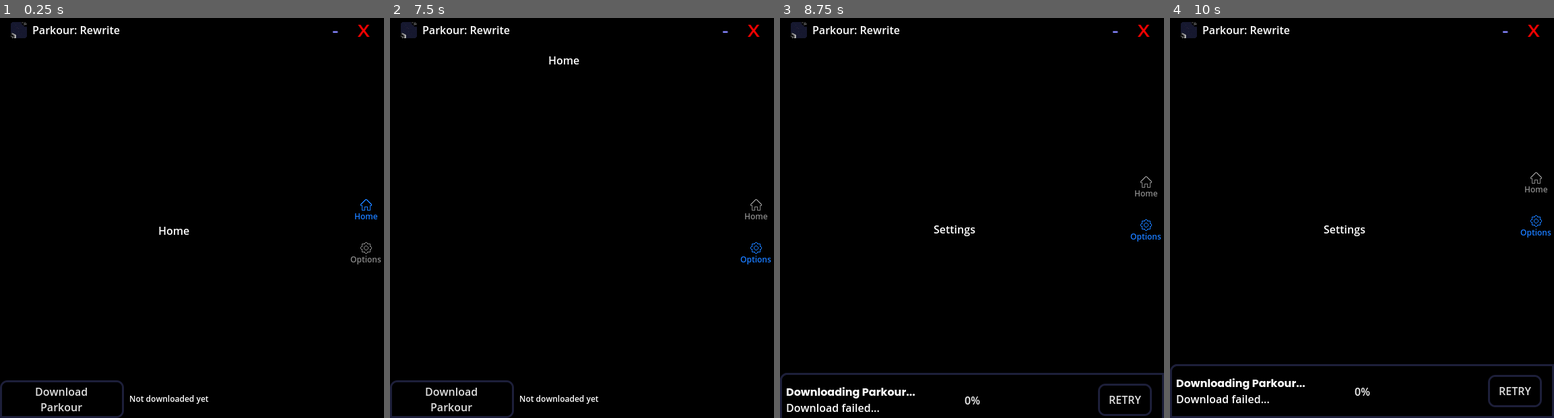
Above: before the commit, frames 1-4 (left to right).
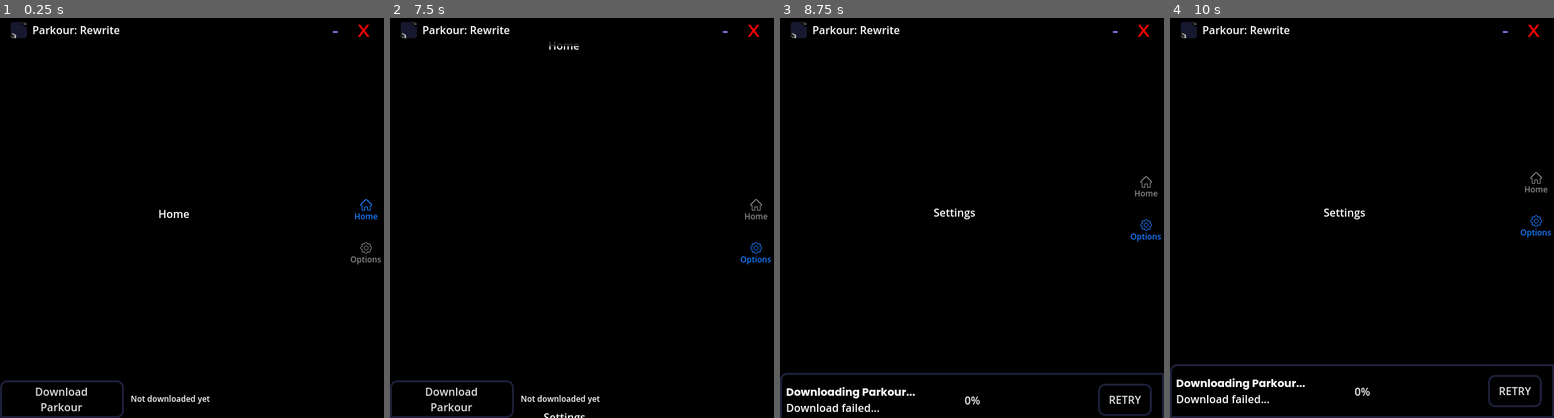
Above: after the commit, the same moments.

Repository: brb-fr/ParkourLauncher
Game: Godot game, scene res://control.tscn
Same seed, same stepped clock (60 frames per second), same inputs: the game is played once before the commit and once after it.
Inputs (mouse positions are in pixels of both pictures, inside the frame that each line leads up to):
- Up to frame 1 (0.25 s): no input
- Up to frame 2 (7.5 s): click "Home" at 0.5 s; click (582, 30) at 1.25 s; click "-" at 2 s; click "Home" at 2.75 s; click (582, 30) at 3.5 s; click "-" at 4.25 s; click "Home" at 5 s; click (582, 30) at 5.75 s; click "-" at 6.5 s; click "Options" at 7.25 s
- Up to frame 3 (8.75 s): click "Download Parkour" at 8 s
- Up to frame 4 (10 s): click "RETRY" at 8.75 s; click "RETRY" at 9.5 s

The runs differ from the first frame. In frame 1, 0.4% of the frame differs, in the area x 33-55%, y 47-97%; in frame 2, 0.4%, in the area x 33-55%, y 5-100%; in frame 3, 0.2%; in frame 4, 0.2%.

Commit message:
v4

Diff:
--- a/control.tscn
+++ b/control.tscn
@@ -186,7 +186,7 @@
 "times": PackedFloat32Array(0, 0.35),
 "transitions": PackedFloat32Array(-2, -2),
 "update": 0,
-"values": [Vector2(0, 44), Vector2(0, -504)]
+"values": [Vector2(0, 48), Vector2(0, -504)]
 }
 tracks/1/type = "value"
 tracks/1/imported = false
@@ -306,7 +306,7 @@
 anchor_bottom = 1.0
 offset_top = 48.0
 offset_right = -53.0
-offset_bottom = -56.0
+offset_bottom = -106.0
 grow_horizontal = 2
 grow_vertical = 2
 
@@ -332,7 +332,7 @@
 anchor_bottom = 1.0
 offset_top = 600.0
 offset_right = -53.0
-offset_bottom = 500.0
+offset_bottom = 450.0
 grow_horizontal = 2
 grow_vertical = 2
 
@@ -536,12 +536,13 @@
 
 [node name="Status" type="Label" parent="Play"]
 layout_mode = 1
-anchors_preset = 9
-anchor_bottom = 1.0
-offset_left = 192.0
-offset_top = -0.000976563
-offset_right = 321.0
-offset_bottom = -0.0010376
+anchors_preset = 11
+anchor_left = 1.0
+anchor_right = 1.0
+anchor_bottom = 1.0
+offset_left = 10.0
+offset_right = 128.0
+grow_horizontal = 0
 grow_vertical = 2
 theme_override_font_sizes/font_size = 12
 text = "Not downloaded yet"
